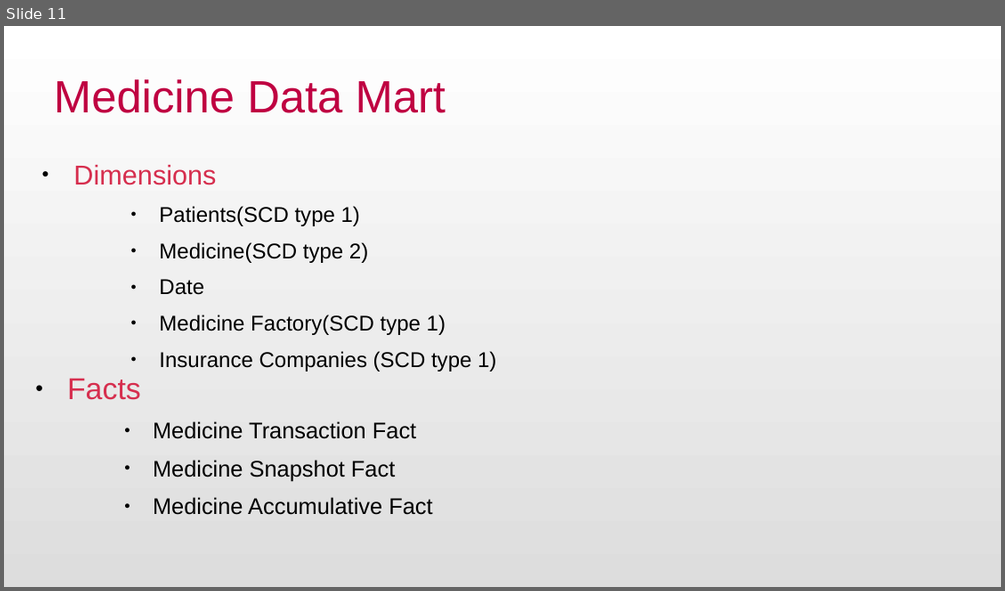
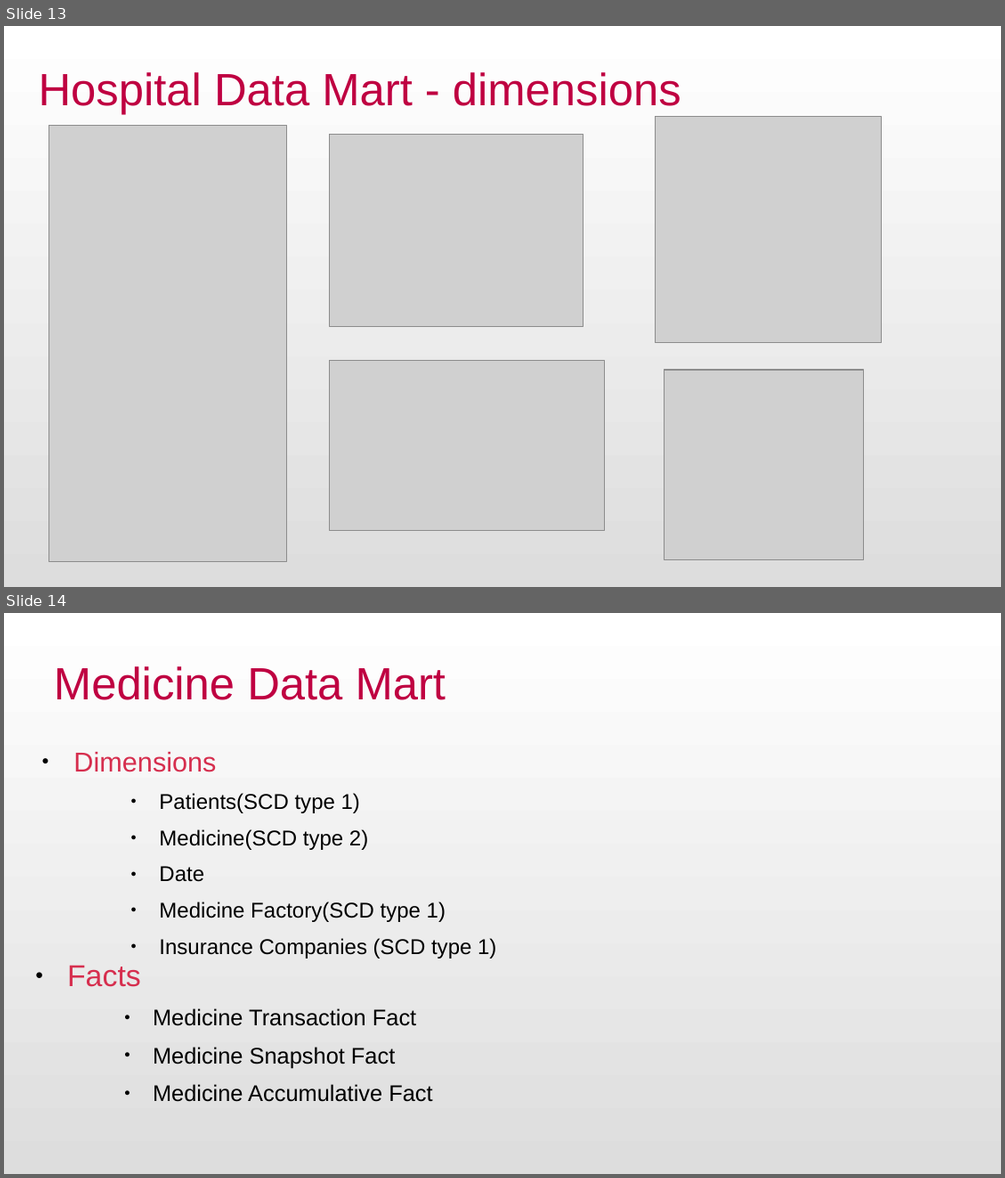
Before and after one commit to kharmolak/andoni, a slide deck: Documents/presentation_slides.odp. Shown one above the other, each under a label of ours: slide 11 before the commit, slides 13 and 14 after it. The pictures are 1005x591 and 1005x1178 pixels, drawn with LibreOffice and Linux fonts; fonts in the diff are those of the drawing; grey boxes stand for pictures. Boxes give left, top, right and bottom in pixels: in the first picture for what was removed or moved away, otherwise in the second. Text is boxed around its words. In the diff, an @@ line names an element or a change of style, - is before the commit and + after.

```diff
--- a/Documents/presentation_slides.odp
+++ b/Documents/presentation_slides.odp
@@ slide 13 added at (4,26,1001,587), background gradient #FFFFFF to #DDDDDD @@
@@ title added at (39,72,681,115), 36 pt, text #BF0041 @@
+Hospital Data Mart - dimensions
@@ picture added at (49,126,286,562) @@
@@ picture added at (655,117,882,343) @@
@@ picture added at (330,135,582,326) @@
@@ picture added at (330,361,605,531) @@
@@ picture added at (663,370,864,560) @@
@@ what was slide 11 is now slide 14 @@
```
Also in this commit, not shown: 5 other slides added, 2 other files.
